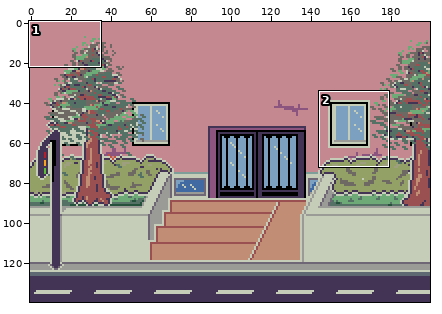
Pixel-art file -- July_2021/Home.aseprite. The first picture is a wide view before the edit; the outline marks the close-up.
Close-up. Before the commit:
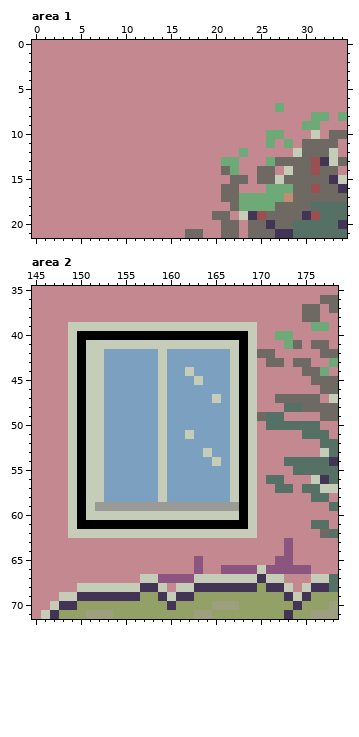
200x140 pixels, 1 frame. Shown: area 1: x 0..34, y 0..21; area 2: x 145..178, y 35..71. The commit also changed other parts of the picture, which this record leaves out.
And afterwards:
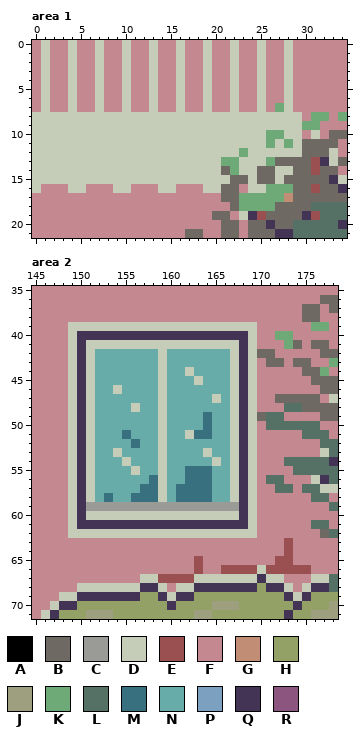
Palette (. is transparent): A #000000  B #6e6962  C #9a9a97  D #c5ccb8  E #9a4f50  F #c38890  G #c28d75  H #93a167  J #9d9f7f  K #6eaa78  L #557064  M #387080  N #68aca9  P #7ca1c0  Q #433455  R #8b5580
Diff:
layer "Terrace" added
Area 1, layer "Terrace":
The edit turns colour F into colour D in rows 0 to 7 at x 1, 4, 7, 10, 13, 16, 19, 22, 25 and 28; in rows 8 to 9 at x 0 to 29; in row 10 at x 0 to 25 and 28 to 29; in row 11 at x 0 to 25, 27 and 29; in row 12 at x 0 to 22 and 24 to 28; in row 13 at x 0 to 20 and 23 to 25.
The edit turns colour F into colour D in row 14 at x 0 to 20, 23 to 24 and 27; in row 15 at x 0 to 21 and 24; in row 16 at x 0, 4 to 5, 9 to 10, 14 to 15, 19 to 20 and 24 to 25.
Area 2, layer "MainDoor and Windows":
The edit turns colour D into colour C in row 59 at x 151.
The edit turns colour P into colour D in row 46 at x 154; in row 48 at x 156; in row 53 at x 154; in row 54 at x 155; in row 55 at x 156.
The edit turns colour R into colour E in rows 63 to 64 at x 173; in row 65 at x 163 and 172 to 173; in row 66 at x 163, 166 to 169 and 171 to 175; in row 67 at x 159 to 162.
The edit turns colour P into colour M in rows 49 to 50 at x 164; in row 51 at x 155 and 163 to 164; in row 52 at x 156; in row 55 at x 162 to 164; in row 56 at x 158 and 162 to 164; in row 57 at x 157 to 158 and 161 to 164.
The edit turns colour P into colour M in row 58 at x 153, 156 to 158 and 161 to 164.
The edit turns colour D into colour N in rows 42 to 58 at x 152.
The edit turns colour P into colour N in rows 42 to 43 at x 153 to 158 and 160 to 166; in row 44 at x 153 to 158, 160 to 161 and 163 to 166; in row 45 at x 153 to 158, 160 to 162 and 164 to 166; in row 46 at x 153, 155 to 158 and 160 to 166; in row 47 at x 153 to 158, 160 to 164 and 166; in row 48 at x 153 to 155, 157 to 158 and 160 to 166.
The edit turns colour P into colour N in rows 49 to 50 at x 153 to 158, 160 to 163 and 165 to 166; in row 51 at x 153 to 154, 156 to 158, 160 to 161 and 165 to 166; in row 52 at x 153 to 155, 157 to 158 and 160 to 166; in row 53 at x 153, 155 to 158, 160 to 163 and 165 to 166; in row 54 at x 153 to 154, 156 to 158, 160 to 164 and 166; in row 55 at x 153 to 155, 157 to 158, 160 to 161 and 165 to 166.
The edit turns colour P into colour N in row 56 at x 153 to 157, 160 to 161 and 165 to 166; in row 57 at x 153 to 156, 160 and 165 to 166; in row 58 at x 154 to 155, 160 and 165 to 166.
The edit turns colour A into colour Q in row 40 at x 150 to 168; in rows 41 to 60 at x 150 and 168; in row 61 at x 150 to 168.
Boxes around the changes in both close-ups, in picture pixels (x1, y1, x2, y2):
changed: (32, 40, 302, 193)
changed: (77, 331, 248, 529)
changed: (158, 538, 311, 583)
